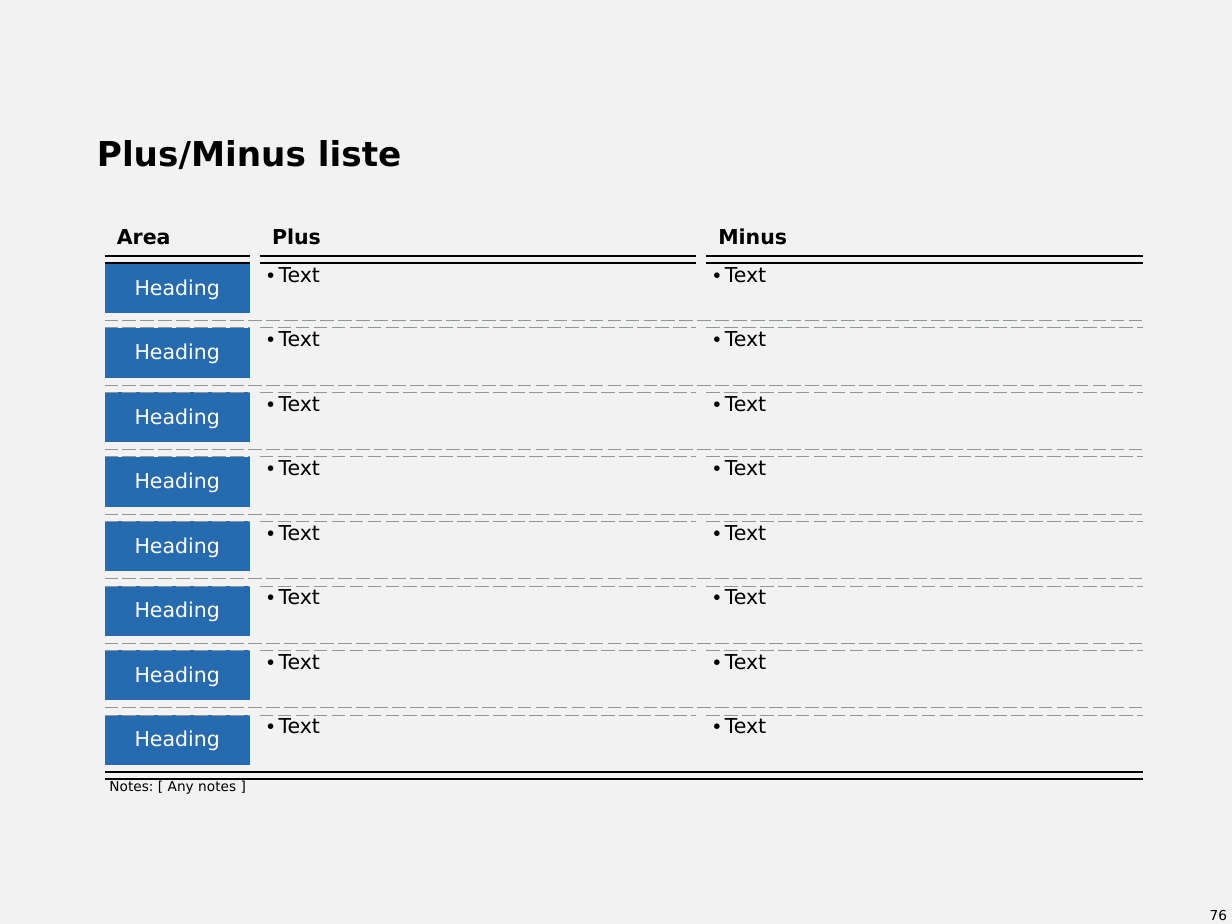
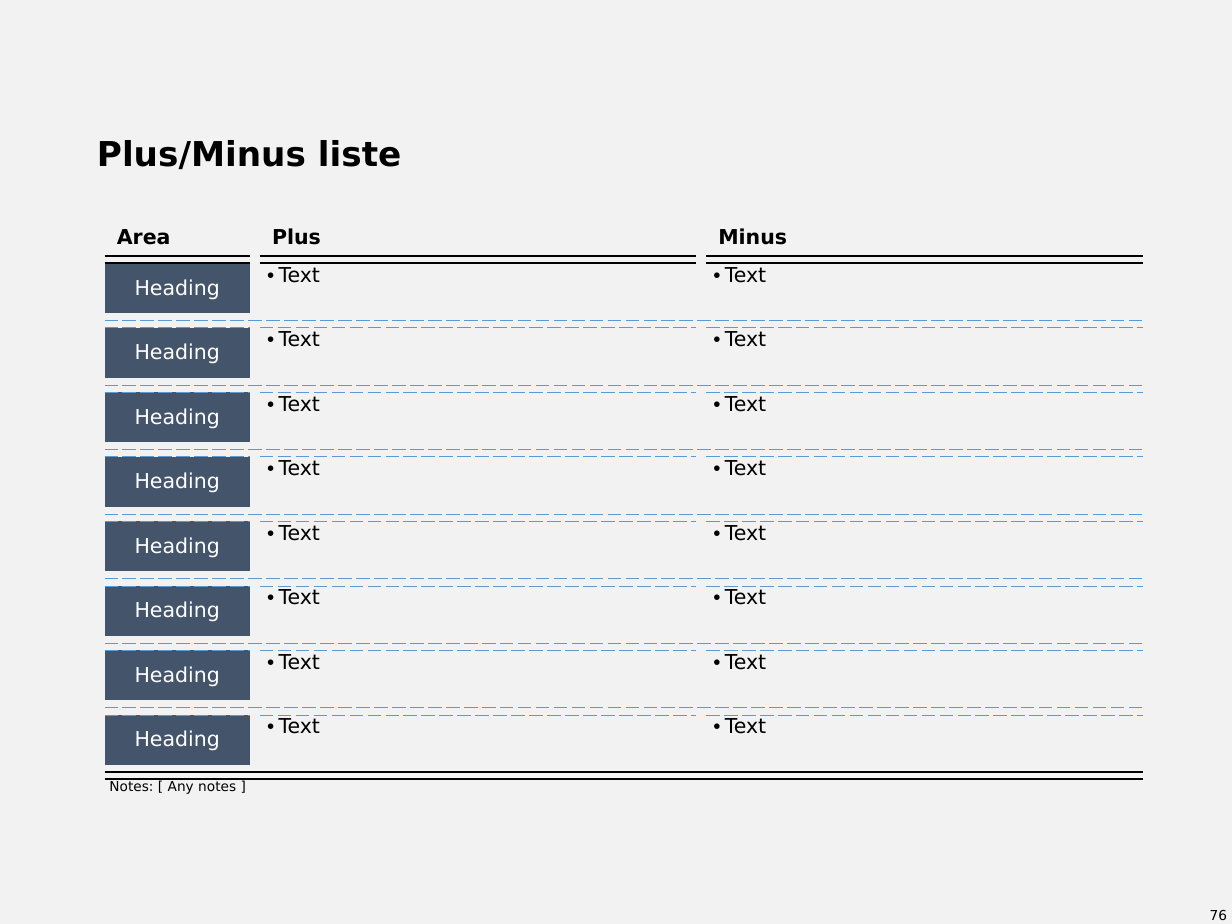
Before and after one commit to dannbleeker/SSF-Slide-Elements, a slide deck: slide 76 of template/library-4x3.pptx. Drawn at 1232x924 pixels with LibreOffice and Linux fonts; fonts in the diff are those of the drawing. Boxes give left, top, right and bottom in pixels: in the first picture for what was removed or moved away, otherwise in the second. Text is boxed around its words. In the diff, an @@ line names an element or a change of style, - is before the commit and + after.

```diff
--- a/template/library-4x3.pptx
+++ b/template/library-4x3.pptx
@@ table at <box>105,219,1142,829</box> @@
@@ fill #266BAF to #44546A in 8 cells @@
@@ borders changed @@
```
Also in this commit, not shown: 25 other slides changed, 13 other files.
